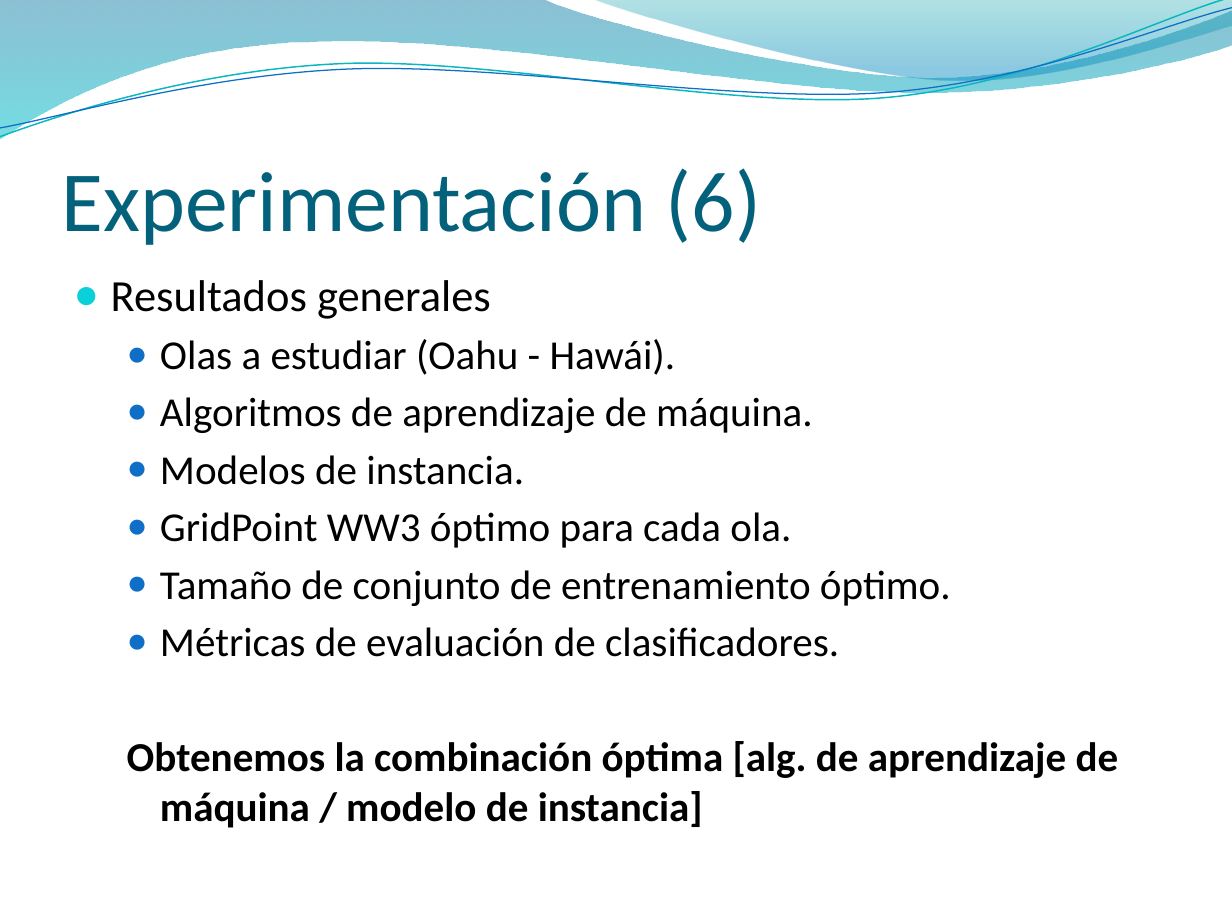
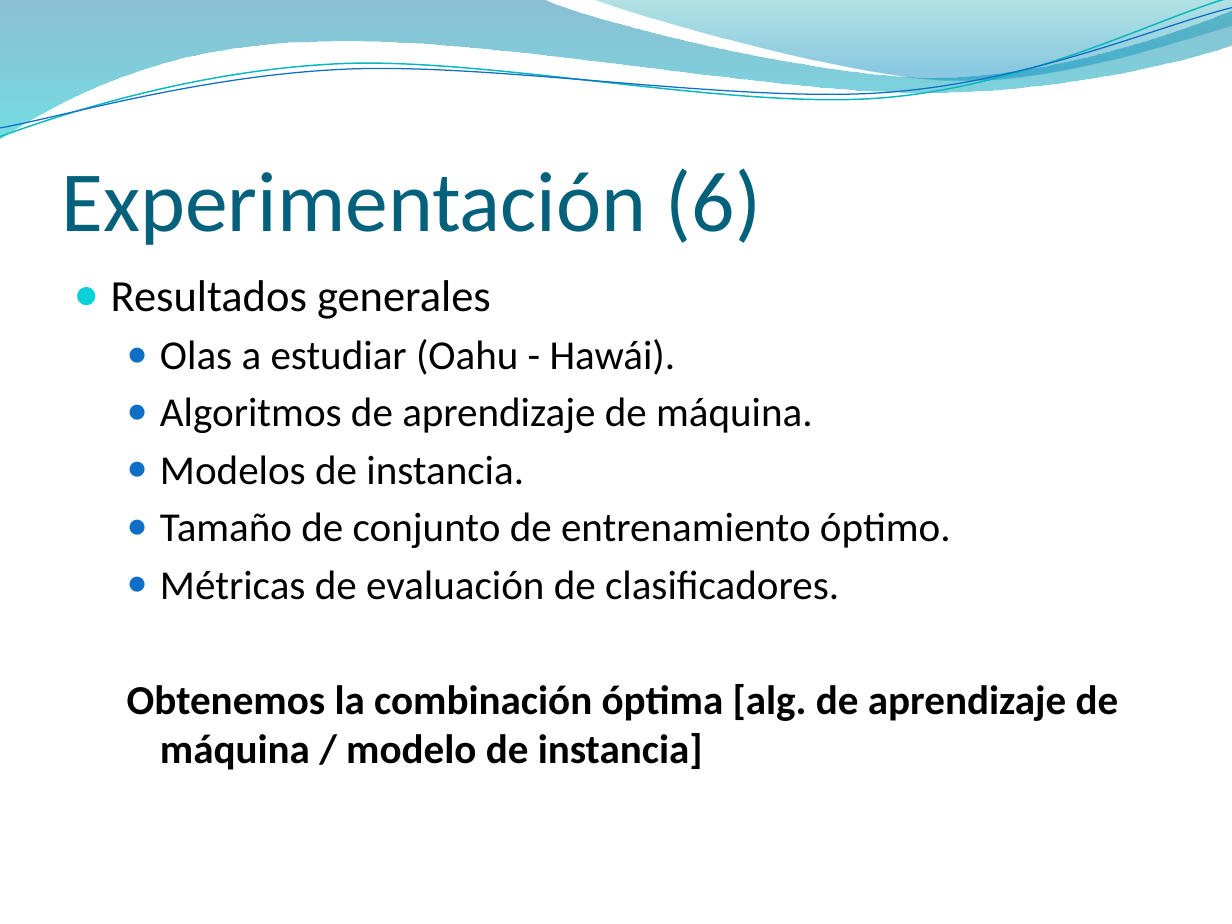
Before and after one commit to jaffadog/neuralito, a slide deck: slide 7 of neuralito/ArfGen/docs/Entregas/Informe Final/presentacion/maxi2.pptx. Drawn at 1232x924 pixels with LibreOffice and Linux fonts; fonts in the diff are those of the drawing; background and template pictures are left out. Boxes give left, top, right and bottom in pixels: in the first picture for what was removed or moved away, otherwise in the second. Text is boxed around its words. In the diff, an @@ line names an element or a change of style, - is before the commit and + after.

```diff
--- a/neuralito/ArfGen/docs/Entregas/Informe Final/presentacion/maxi2.pptx
+++ b/neuralito/ArfGen/docs/Entregas/Informe Final/presentacion/maxi2.pptx
@@ text at [160,512,791,548]: paragraph removed @@
-  ● GridPoint WW3 óptimo para cada ola.
```
Also in this commit, not shown: 6 other slides changed.
